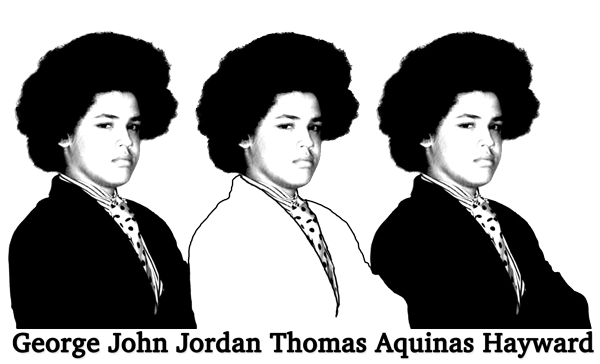
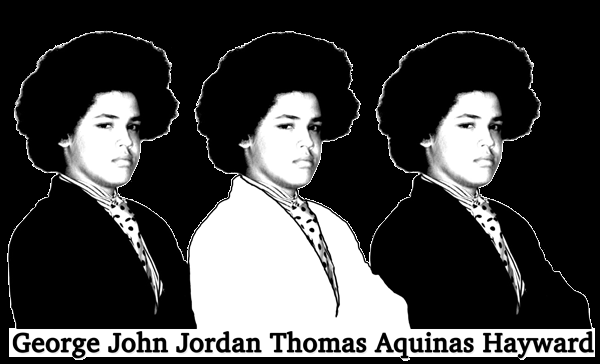
Layer changes from the first 600px x 364px image to the second:
showed "Layer 2" over (x1=0, y1=0, x2=600, y2=364)
